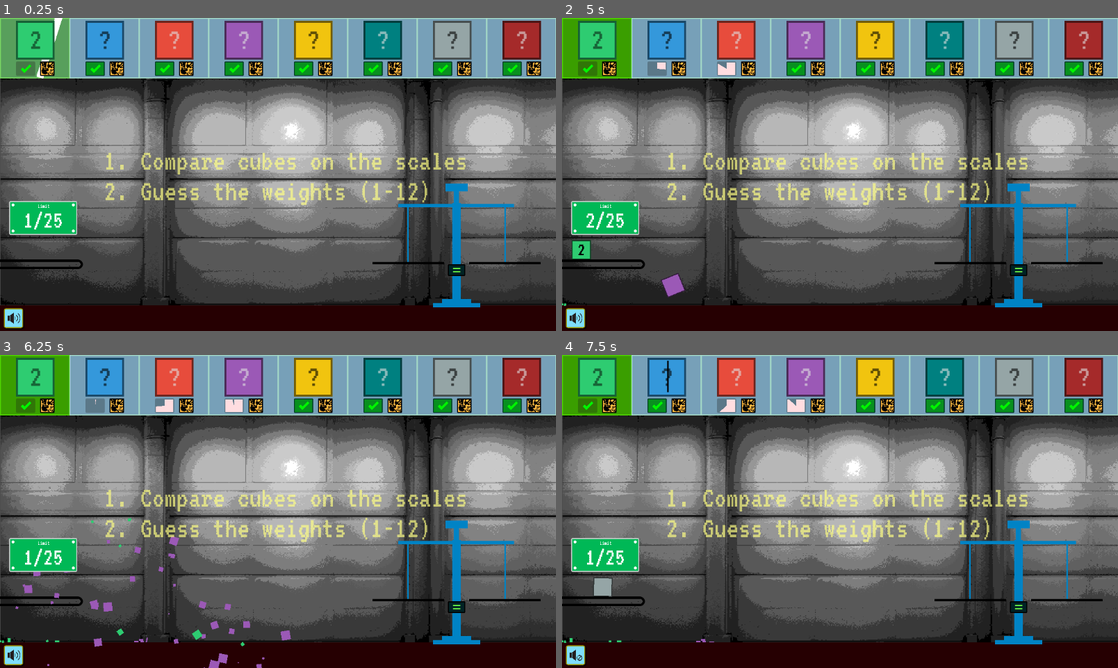
Above: before the commit, frames 1-4 (two rows, left to right).
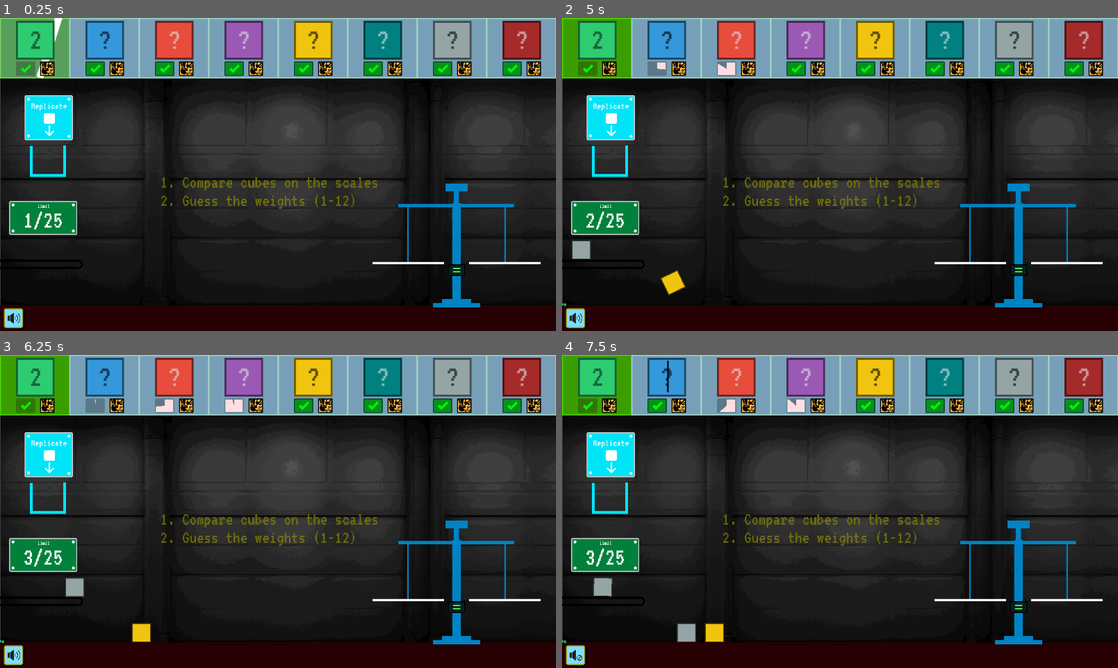
Above: after the commit, the same moments.

Repository: bjornarprytz/scale
Game: Godot game, scene res://main.tscn
Same seed, same stepped clock (60 frames per second), same inputs: the game is played once before the commit and once after it.
Inputs (mouse positions are in pixels of both pictures, inside the frame that each line leads up to):
- Up to frame 1 (0.25 s): no input
- Up to frame 2 (5 s): click (606, 68) at 0.52 s; click (656, 68) at 1.27 s; click (578, 318) at 2 s; click (606, 68) at 2.77 s; click (728, 68) at 3.52 s; click (578, 318) at 4.25 s
- Up to frame 3 (6.25 s): click (44, 405) at 5.02 s; click (233, 405) at 5.77 s
- Up to frame 4 (7.5 s): click (578, 655) at 6.5 s; move the mouse to (701, 633) at 7.27 s; tap Tab at 7.35 s; click (701, 633) at 7.42 s

The runs differ from the first frame. In frame 1, 63% of the frame differs, in the area x 0-100%, y 19-92%; in frame 2, 63%; in frame 3, 64%, in the area x 0-100%, y 19-100%; in frame 4, 64%.

Commit message:
WIP replicator

Diff:
--- a/src/main.gd
+++ b/src/main.gd
@@ -9,6 +9,8 @@
 
 @onready var spawn_point : Node2D = $SpawnPoint
 @onready var info : HBoxContainer = $UIBack/Control/AnswerGrid
+@onready var replication_area : ColorRect = $ReplicationArea
+@onready var replicator : Replicator = $Replicator
 
 var won : bool
 var t := 0.0
@@ -19,6 +21,8 @@
 	Autoload.reset()
 	Autoload.purge.connect(_purge)
 	Autoload.game_over.connect(_game_over)
+
+	replicator.replicate.connect(_replicate_cube)
 
 	$UIBack/Instructions.append_text(" (" + str(Autoload.MIN_WEIGHT) + "-" + str(Autoload.MAX_WEIGHT) +")")
 
@@ -81,10 +85,7 @@
 		t = 0.0
 		var nCubes = _get_cube_count()
 		if (nCubes < MAX_CUBES):
-			if (nCubes >= MAX_CUBES - 2 and Autoload.unsolved_elements.size() > 0):
-				_spawn_cube(Autoload.unsolved_elements.pick_random())
-			else:
-				_spawn_cube(Autoload.kinds.pick_random())
+			_spawn_cube(Autoload.unsolved_elements.pick_random())
 		if (won):
 			for c in $Cubes.get_children():
 				c.apply_force(Vector2(randf_range(-1.0, 1.0), randf_range(-1.0, 0.0)) * randf_range(30000.0, 50000.0))
@@ -93,15 +94,29 @@
 func _score_formula() -> int:
 	return float(MAX_SCORE - (elapsed * 100.0) + (Autoload.exploded_cubes * 100.0))
 
-func _spawn_cube(kind: ElementCube.Kind):
+func _spawn_cube(kind: ElementCube.Kind, placement: Vector2=Vector2.ZERO):
 	var cube = cube_spawner.instantiate() as ElementCube
 	cube.kind = kind
 
 	$Cubes.add_child(cube)
-	cube.position = spawn_point.position
+	if placement == Vector2.ZERO:
+		cube.position = spawn_point.position
+	else:
+		cube.position = placement
 	cube.exploded.connect(_update_cube_count, CONNECT_ONE_SHOT)
 
 	_update_cube_count()
+
+func _replicate_cube(kind: ElementCube.Kind):
+	var low_x = replication_area.get_rect().position.x
+	var top_x = replication_area.get_rect().position.x + replication_area.get_rect().size.x
+	var low_y = replication_area.get_rect().position.y
+	var top_y = replication_area.get_rect().position.y + replication_area.get_rect().size.y
+	var placement = Vector2(randf_range(low_x, top_x), randf_range(low_y, top_y))
+
+	# TODO: Create effect here first
+
+	_spawn_cube(kind, placement)
 
 func _get_cube_count():
 	var count := 0
--- a/src/main.tscn
+++ b/src/main.tscn
@@ -9,13 +9,14 @@
 [ext_resource type="Texture2D" uid="uid://duk4qc3fcbtp6" path="res://things/mute-1628277_1280.png" id="5_qeoi0"]
 [ext_resource type="AudioStream" uid="uid://djba3x06rt5uq" path="res://things/nightisthebeginning - 02.04.2023, 12.27.wav" id="8_7xhe6"]
 [ext_resource type="Script" path="res://Music.gd" id="9_cibvk"]
+[ext_resource type="PackedScene" uid="uid://be8onhuooe8up" path="res://things/replicator.tscn" id="10_vpya8"]
 
 [sub_resource type="Theme" id="Theme_75p0t"]
 default_font = ExtResource("4_xs043")
 default_font_size = 256
 
 [sub_resource type="StyleBoxFlat" id="StyleBoxFlat_hnbky"]
-bg_color = Color(0, 0.721569, 0.337255, 1)
+bg_color = Color(0, 0.501961, 0.227451, 1)
 border_width_left = 2
 border_width_top = 2
 border_width_right = 2
@@ -84,6 +85,7 @@
 script = ExtResource("1_860qy")
 
 [node name="FactoryBackground" type="Sprite2D" parent="."]
+modulate = Color(0.313726, 0.313726, 0.313726, 1)
 position = Vector2(577, 308)
 texture = ExtResource("2_ni5v5")
 
@@ -136,7 +138,7 @@
 scale = Vector2(0.2, 0.2)
 theme = SubResource("Theme_h8kd7")
 bbcode_enabled = true
-text = "[center]20/20"
+text = "[center]25/25"
 
 [node name="Text" type="RichTextLabel" parent="UIBack/CountPanel"]
 layout_mode = 1
@@ -190,12 +192,12 @@
 theme_override_styles/panel = SubResource("StyleBoxFlat_xv6ol")
 
 [node name="Instructions" type="RichTextLabel" parent="UIBack"]
-modulate = Color(1, 1, 0.513726, 0.67451)
-offset_left = 215.0
-offset_top = 264.0
-offset_right = 15435.0
-offset_bottom = 2924.0
-scale = Vector2(0.05, 0.05)
+modulate = Color(0.556863, 0.552941, 0, 0.67451)
+offset_left = 332.0
+offset_top = 321.0
+offset_right = 15552.0
+offset_bottom = 2981.0
+scale = Vector2(0.03, 0.03)
 mouse_filter = 2
 theme = SubResource("Theme_rq7eu")
 bbcode_enabled = true
@@ -308,5 +310,16 @@
 autoplay = true
 script = ExtResource("9_cibvk")
 
+[node name="Replicator" parent="." instance=ExtResource("10_vpya8")]
+position = Vector2(63, 265)
+
+[node name="ReplicationArea" type="ColorRect" parent="."]
+offset_left = 180.0
+offset_top = 105.0
+offset_right = 1032.0
+offset_bottom = 361.0
+mouse_filter = 2
+color = Color(1, 1, 1, 0)
+
 [connection signal="button_down" from="UIFore/Restart/Button" to="." method="_on_button_button_down"]
 [connection signal="toggled" from="UIFore/ToggleMusic/TextureButton" to="." method="_on_texture_button_toggled"]
--- /dev/null
+++ b/src/things/replicator.gd
@@ -0,0 +1,24 @@
+class_name Replicator
+extends Node2D
+
+signal replicate(kind: ElementCube.Kind)
+
+const interval := 1.5
+var time_left = 0.0
+
+
+# Called every frame. 'delta' is the elapsed time since the previous frame.
+func _physics_process(delta: float) -> void:
+
+	time_left = max(0.0, time_left - delta)
+
+	if (time_left <= 0.0):
+		var cubes = $ContentsDetector.get_overlapping_bodies()
+		var candidates : Array[ElementCube]
+		for c in cubes:
+			if c is ElementCube:
+				candidates.push_back(c)
+
+		if (candidates.size() > 0):
+			replicate.emit(candidates.pick_random().kind)
+			time_left = interval
--- /dev/null
+++ b/src/things/replicator.tscn
@@ -0,0 +1,176 @@
+[gd_scene load_steps=12 format=3 uid="uid://be8onhuooe8up"]
+
+[ext_resource type="Script" path="res://things/replicator.gd" id="1_ulgwc"]
+[ext_resource type="FontFile" uid="uid://c17a4vbt44ys5" path="res://things/Font Awesome 6 Free-Solid-900.otf" id="2_tw3ge"]
+[ext_resource type="FontFile" uid="uid://ck5dgaslygqp3" path="res://things/VT323-Regular.ttf" id="2_vc0it"]
+
+[sub_resource type="SegmentShape2D" id="SegmentShape2D_6y1mj"]
+a = Vector2(5, 0)
+b = Vector2(5, 58)
+
+[sub_resource type="SegmentShape2D" id="SegmentShape2D_qiqpl"]
+a = Vector2(5, -5)
+b = Vector2(68, -5)
+
+[sub_resource type="SegmentShape2D" id="SegmentShape2D_osqeg"]
+a = Vector2(-5, -6)
+b = Vector2(-5, -65)
+
+[sub_resource type="StyleBoxFlat" id="StyleBoxFlat_g8n4b"]
+bg_color = Color(0, 0.894118, 0.972549, 1)
+border_width_left = 2
+border_width_top = 2
+border_width_right = 2
+border_width_bottom = 2
+corner_radius_top_left = 2
+corner_radius_top_right = 2
+corner_radius_bottom_right = 2
+corner_radius_bottom_left = 2
+
+[sub_resource type="Theme" id="Theme_jyuq4"]
+default_font = ExtResource("2_vc0it")
+default_font_size = 256
+
+[sub_resource type="Theme" id="Theme_p38mn"]
+default_font = ExtResource("2_tw3ge")
+default_font_size = 256
+
+[sub_resource type="StyleBoxFlat" id="StyleBoxFlat_pe77b"]
+bg_color = Color(1, 1, 1, 1)
+corner_radius_top_left = 4
+corner_radius_top_right = 4
+corner_radius_bottom_right = 4
+corner_radius_bottom_left = 4
+
+[sub_resource type="RectangleShape2D" id="RectangleShape2D_k7vuc"]
+size = Vector2(59, 28)
+
+[node name="Replicator" type="Node2D"]
+script = ExtResource("1_ulgwc")
+
+[node name="StaticBody2D" type="StaticBody2D" parent="."]
+
+[node name="CollisionShape2D" type="CollisionShape2D" parent="StaticBody2D"]
+shape = SubResource("SegmentShape2D_6y1mj")
+
+[node name="CollisionShape2D2" type="CollisionShape2D" parent="StaticBody2D"]
+position = Vector2(0, 63)
+shape = SubResource("SegmentShape2D_qiqpl")
+
+[node name="CollisionShape2D3" type="CollisionShape2D" parent="StaticBody2D"]
+position = Vector2(73, 64)
+shape = SubResource("SegmentShape2D_osqeg")
+
+[node name="ColorRect" type="ColorRect" parent="StaticBody2D"]
+offset_left = -1.0
+offset_right = 5.0
+offset_bottom = 64.0
+mouse_filter = 2
+color = Color(0, 0.894118, 0.972549, 1)
+metadata/_edit_use_anchors_ = true
+
+[node name="ColorRect2" type="ColorRect" parent="StaticBody2D"]
+offset_left = -1.0
+offset_top = 58.0
+offset_right = 74.0
+offset_bottom = 64.0
+mouse_filter = 2
+color = Color(0, 0.894118, 0.972549, 1)
+metadata/_edit_use_anchors_ = true
+
+[node name="ColorRect3" type="ColorRect" parent="StaticBody2D"]
+offset_left = 68.0
+offset_top = -1.0
+offset_right = 74.0
+offset_bottom = 64.0
+mouse_filter = 2
+color = Color(0, 0.894118, 0.972549, 1)
+metadata/_edit_use_anchors_ = true
+
+[node name="CountPanel" type="Panel" parent="."]
+anchors_preset = 15
+anchor_right = 1.0
+anchor_bottom = 1.0
+offset_left = -12.0
+offset_top = -105.0
+offset_right = 88.0
+offset_bottom = -12.0
+grow_horizontal = 2
+grow_vertical = 2
+theme_override_styles/panel = SubResource("StyleBoxFlat_g8n4b")
+
+[node name="Count" type="RichTextLabel" parent="CountPanel"]
+layout_mode = 1
+anchors_preset = 8
+anchor_left = 0.5
+anchor_top = 0.5
+anchor_right = 0.5
+anchor_bottom = 0.5
+offset_left = -49.0
+offset_top = -34.5
+offset_right = 1191.0
+offset_bottom = 535.5
+grow_horizontal = 2
+grow_vertical = 2
+scale = Vector2(0.08, 0.08)
+theme = SubResource("Theme_jyuq4")
+bbcode_enabled = true
+text = "[center]Replicate"
+
+[node name="Count2" type="RichTextLabel" parent="CountPanel"]
+layout_mode = 1
+anchors_preset = 8
+anchor_left = 0.5
+anchor_top = 0.5
+anchor_right = 0.5
+anchor_bottom = 0.5
+offset_left = -19.0
+offset_top = -11.5
+offset_right = 391.0
+offset_bottom = 558.5
+grow_horizontal = 2
+grow_vertical = 2
+scale = Vector2(0.1, 0.1)
+theme = SubResource("Theme_p38mn")
+bbcode_enabled = true
+text = "[center]\\square
+\\arrow-down"
+
+[node name="ColorRect4" type="Panel" parent="CountPanel"]
+layout_mode = 0
+offset_left = 5.0
+offset_top = 81.0
+offset_right = 11.0
+offset_bottom = 87.0
+theme_override_styles/panel = SubResource("StyleBoxFlat_pe77b")
+
+[node name="ColorRect3" type="Panel" parent="CountPanel"]
+layout_mode = 0
+offset_left = 89.0
+offset_top = 82.0
+offset_right = 95.0
+offset_bottom = 88.0
+theme_override_styles/panel = SubResource("StyleBoxFlat_pe77b")
+
+[node name="ColorRect2" type="Panel" parent="CountPanel"]
+layout_mode = 0
+offset_left = 89.0
+offset_top = 5.0
+offset_right = 95.0
+offset_bottom = 11.0
+theme_override_styles/panel = SubResource("StyleBoxFlat_pe77b")
+
+[node name="ColorRect" type="Panel" parent="CountPanel"]
+layout_mode = 0
+offset_left = 5.0
+offset_top = 5.0
+offset_right = 11.0
+offset_bottom = 11.0
+theme_override_styles/panel = SubResource("StyleBoxFlat_pe77b")
+
+[node name="ContentsDetector" type="Area2D" parent="."]
+position = Vector2(8, 29)
+
+[node name="CollisionShape2D" type="CollisionShape2D" parent="ContentsDetector"]
+position = Vector2(28.5, 13)
+shape = SubResource("RectangleShape2D_k7vuc")
--- a/src/things/scale-arm.tscn
+++ b/src/things/scale-arm.tscn
@@ -16,7 +16,6 @@
 offset_left = -74.0
 offset_right = 74.0
 offset_bottom = 5.0
-color = Color(0, 0, 0, 1)
 
 [node name="StaticBody2D" type="StaticBody2D" parent="."]
 
Not shown: 1 places in src/main.tscn that only renumber resources
Binary file added: src/things/Font Awesome 6 Free-Solid-900.otf
Not shown, added: src/things/Font Awesome 6 Free-Solid-900.otf.import
Not shown, changed: readme.md
